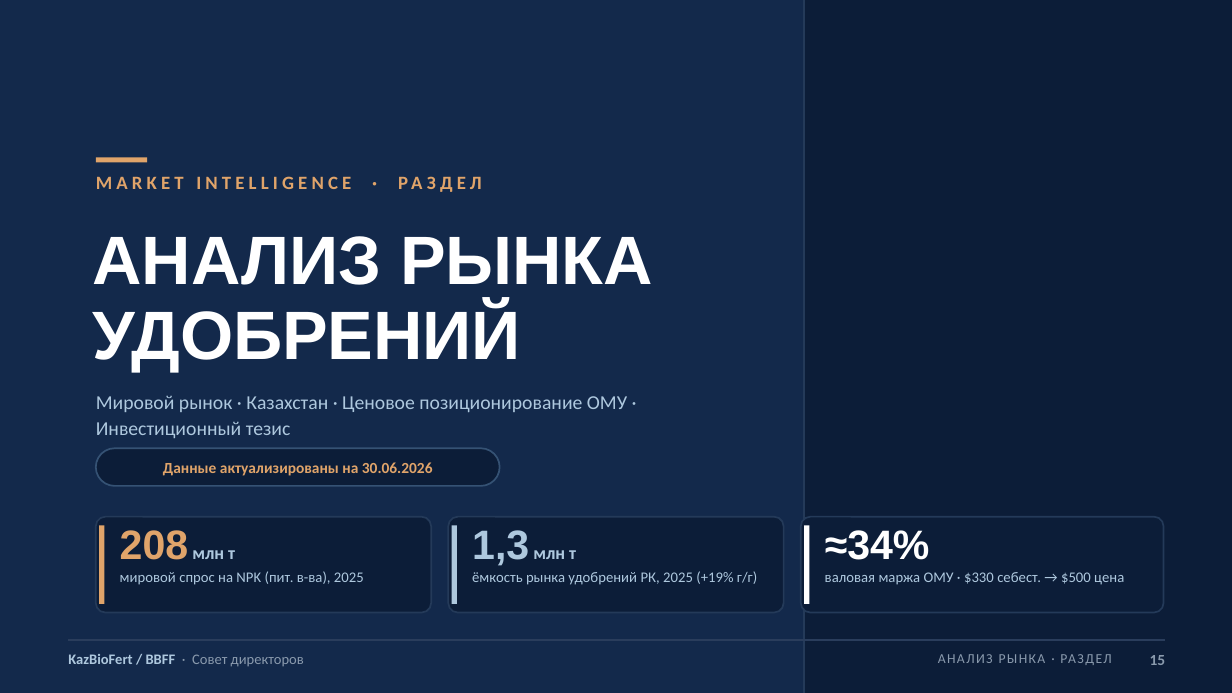
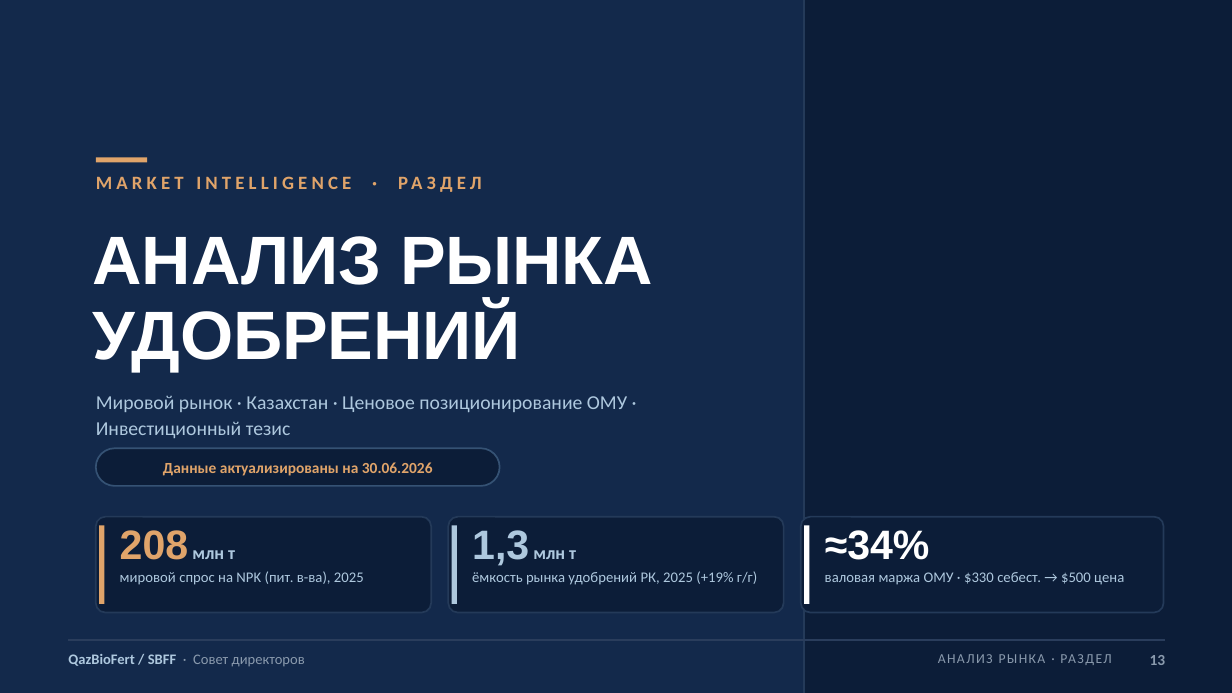
Before and after one commit to aoobakirov/board-presentation, a slide deck: slide 13 of KazBioFert_Board_Presentation_FINAL_20260709.pptx (slide 15 before the commit). Drawn at 1232x693 pixels with LibreOffice and Linux fonts; fonts in the diff are those of the drawing. Boxes give left, top, right and bottom in pixels: in the first picture for what was removed or moved away, otherwise in the second. Text is boxed around its words. In the diff, an @@ line names an element or a change of style, - is before the commit and + after.

```diff
--- a/KazBioFert_Board_Presentation_FINAL_20260709.pptx
+++ b/KazBioFert_Board_Presentation_FINAL_20260709.pptx
@@ text at [68,654,305,666]: text changed @@
-KazBioFert / BBFF · Совет директоров
+QazBioFert / SBFF · Совет директоров
@@ text at [1150,655,1166,665]: text changed @@
-15
+13
```
Also in this commit, not shown: 24 other slides changed, 1 slide added, 2 slides removed, 3 other files.
